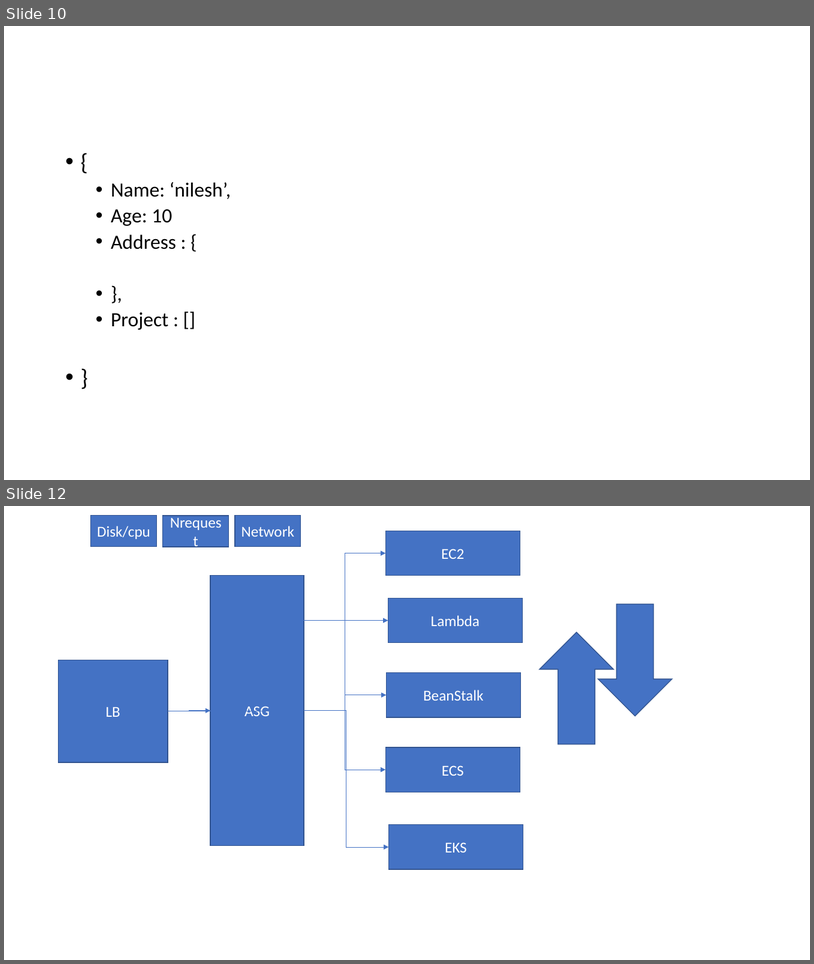
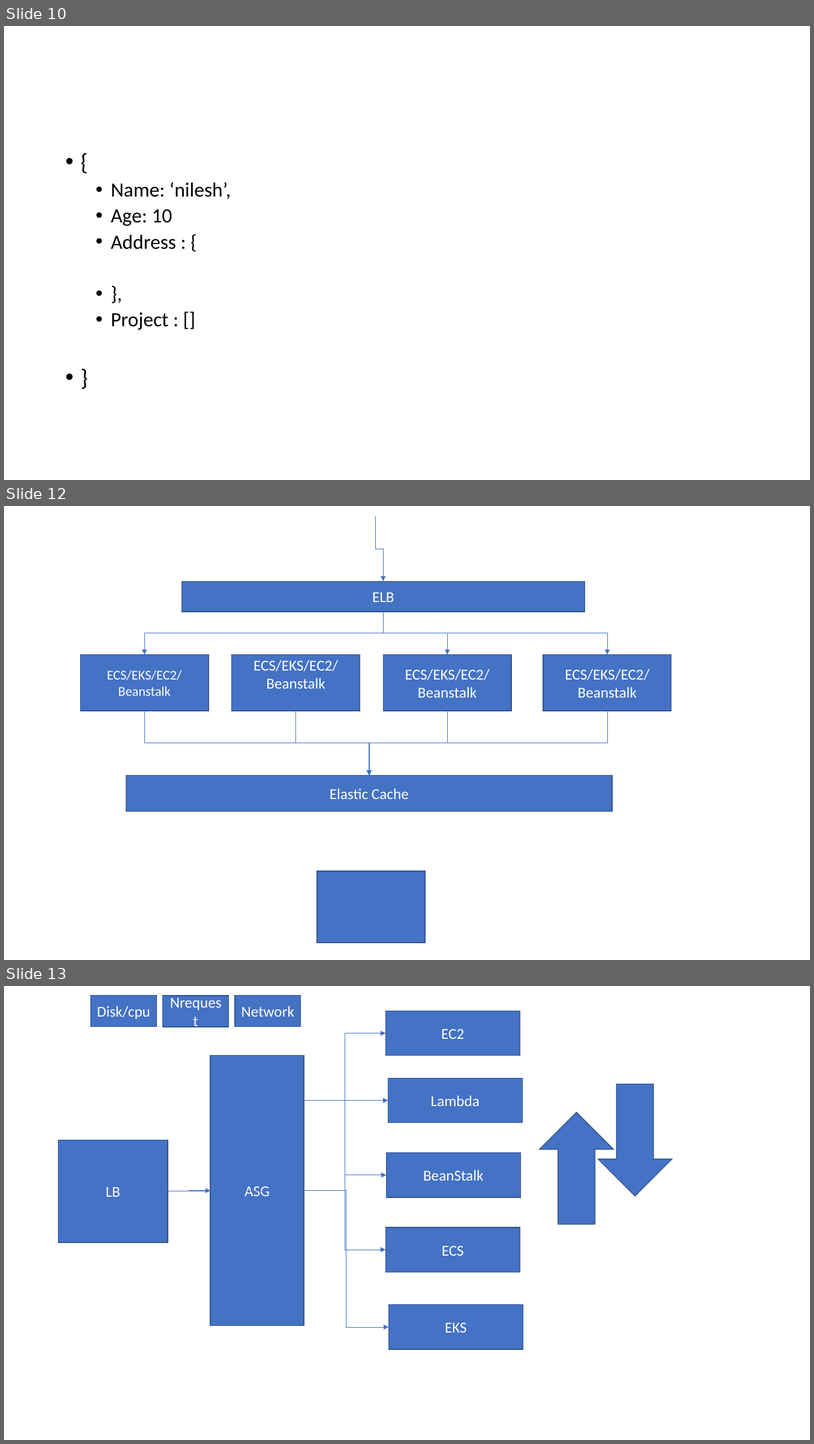
Before and after one commit to nileshdevdas/advaws, a slide deck: AWSPresentation1.pptx. Shown one above the other, each under a label of ours: slides 10 and 12 before the commit, slides 10, 12 and 13 after it; the slides between them are not shown. The pictures are 814x964 and 814x1444 pixels, drawn with LibreOffice and Linux fonts; fonts in the diff are those of the drawing. Boxes give left, top, right and bottom in pixels: in the first picture for what was removed or moved away, otherwise in the second. Text is boxed around its words. In the diff, an @@ line names an element or a change of style, - is before the commit and + after.

```diff
--- a/AWSPresentation1.pptx
+++ b/AWSPresentation1.pptx
@@ slide 12 added at (x1=4, y1=506, x2=810, y2=960), background #FFFFFF @@
@@ elbow arrow added from (375, 516) to (383, 581), #4472C4 0.5 pt @@
@@ rectangle added at (x1=182, y1=581, x2=585, y2=612), fill #4472C4, outline #325491 1 pt, 18 pt, text #FFFFFF @@
+ELB
@@ elbow arrow added from (383, 612) to (144, 654), #4472C4 0.5 pt @@
@@ elbow arrow added from (383, 612) to (447, 654), #4472C4 0.5 pt @@
@@ elbow arrow added from (383, 612) to (608, 654), #4472C4 0.5 pt @@
@@ rectangle added at (x1=80, y1=654, x2=209, y2=711), fill #4472C4, outline #325491 1 pt, 16 pt, text #FFFFFF @@
+ECS/EKS/EC2/Beanstalk
@@ rectangle added at (x1=232, y1=654, x2=360, y2=711), fill #4472C4, outline #325491 1 pt, 18 pt, text #FFFFFF @@
+ECS/EKS/EC2/Beanstalk
@@ rectangle added at (x1=383, y1=654, x2=512, y2=711), fill #4472C4, outline #325491 1 pt, 18 pt, text #FFFFFF @@
+ECS/EKS/EC2/Beanstalk
@@ rectangle added at (x1=543, y1=654, x2=672, y2=711), fill #4472C4, outline #325491 1 pt, 18 pt, text #FFFFFF @@
+ECS/EKS/EC2/Beanstalk
@@ elbow arrow added from (144, 711) to (369, 775), #4472C4 0.5 pt @@
@@ elbow arrow added from (296, 711) to (369, 775), #4472C4 0.5 pt @@
@@ elbow arrow added from (447, 711) to (369, 775), #4472C4 0.5 pt @@
@@ elbow arrow added from (608, 711) to (369, 775), #4472C4 0.5 pt @@
@@ rectangle added at (x1=126, y1=775, x2=612, y2=811), fill #4472C4, outline #325491 1 pt, 18 pt, text #FFFFFF @@
+Elastic Cache
@@ rectangle added at (x1=317, y1=871, x2=426, y2=942), fill #4472C4, outline #325491 1 pt @@
@@ what was slide 12 is now slide 13 @@
```
Also in this commit, not shown: 1 slide changed, 2 other slides added, 3 other files.
